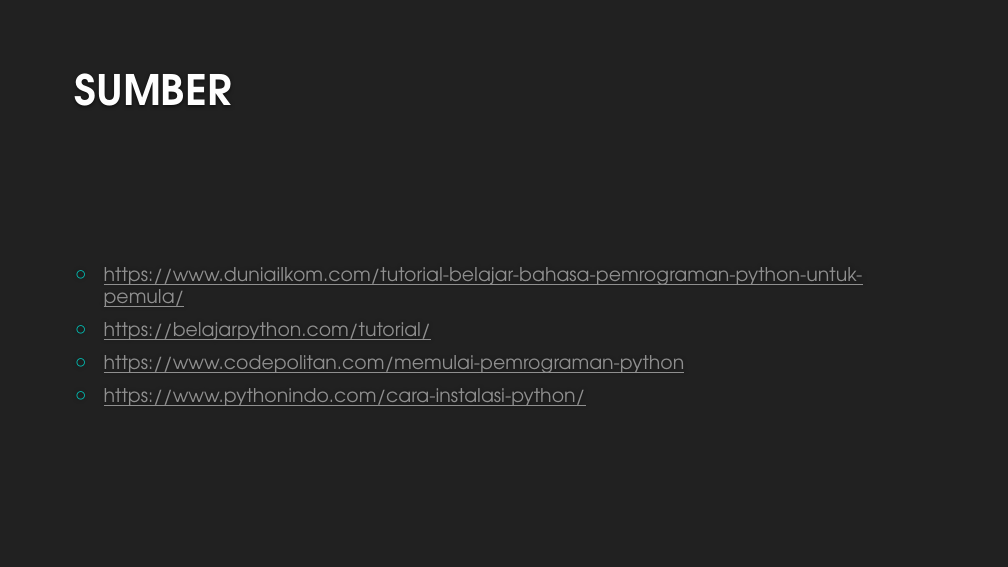
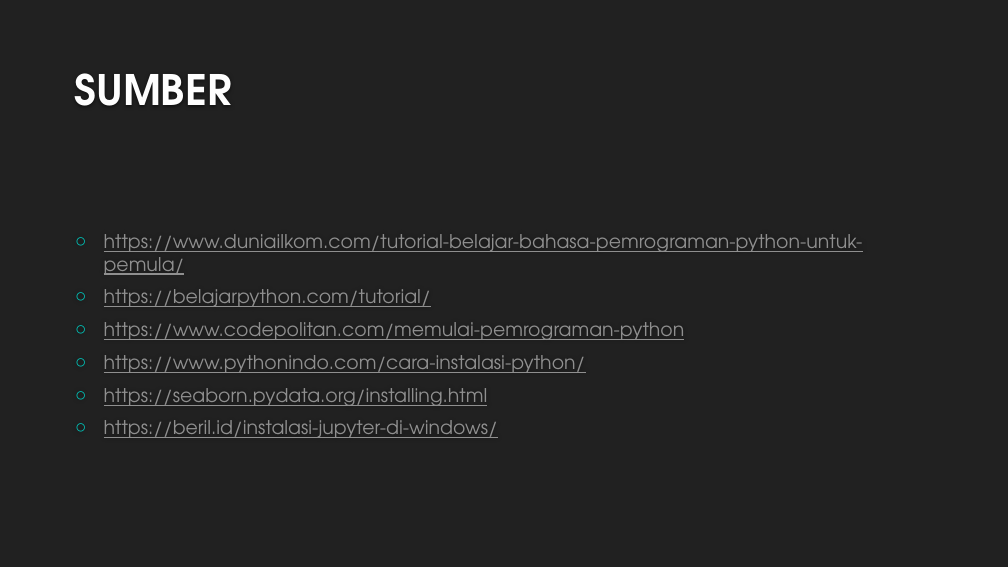
Before and after one commit to dhimasrds/Pengantar-Deep-Learning, a slide deck: slide 26 of Tugas 1/Tugas 1.pptx (slide 22 before the commit). Drawn at 1008x567 pixels with LibreOffice and Linux fonts; fonts in the diff are those of the drawing; background and template pictures are left out. Boxes give left, top, right and bottom in pixels: in the first picture for what was removed or moved away, otherwise in the second. Text is boxed around its words. In the diff, an @@ line names an element or a change of style, - is before the commit and + after.

Commit message:
jupyter dan seaborn

```diff
--- a/Tugas 1/Tugas 1.pptx
+++ b/Tugas 1/Tugas 1.pptx
@@ text at (x1=104, y1=388, x2=498, y2=438): paragraphs added @@
+○ https://seaborn.pydata.org/installing.html
+○ https://beril.id/instalasi-jupyter-di-windows/
```
Also in this commit, not shown: 4 slides added.
